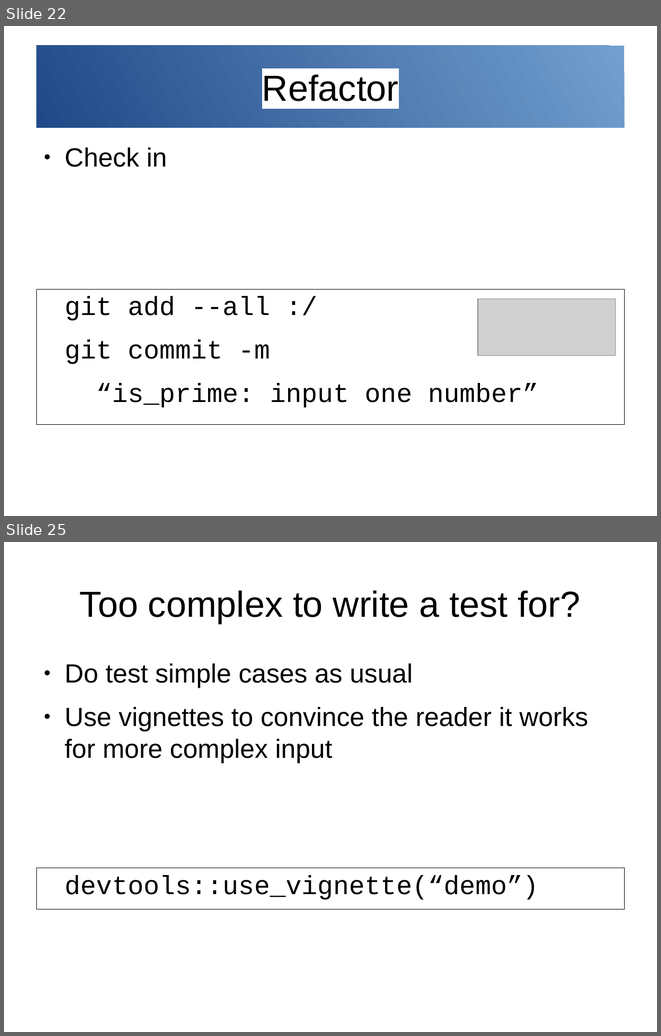
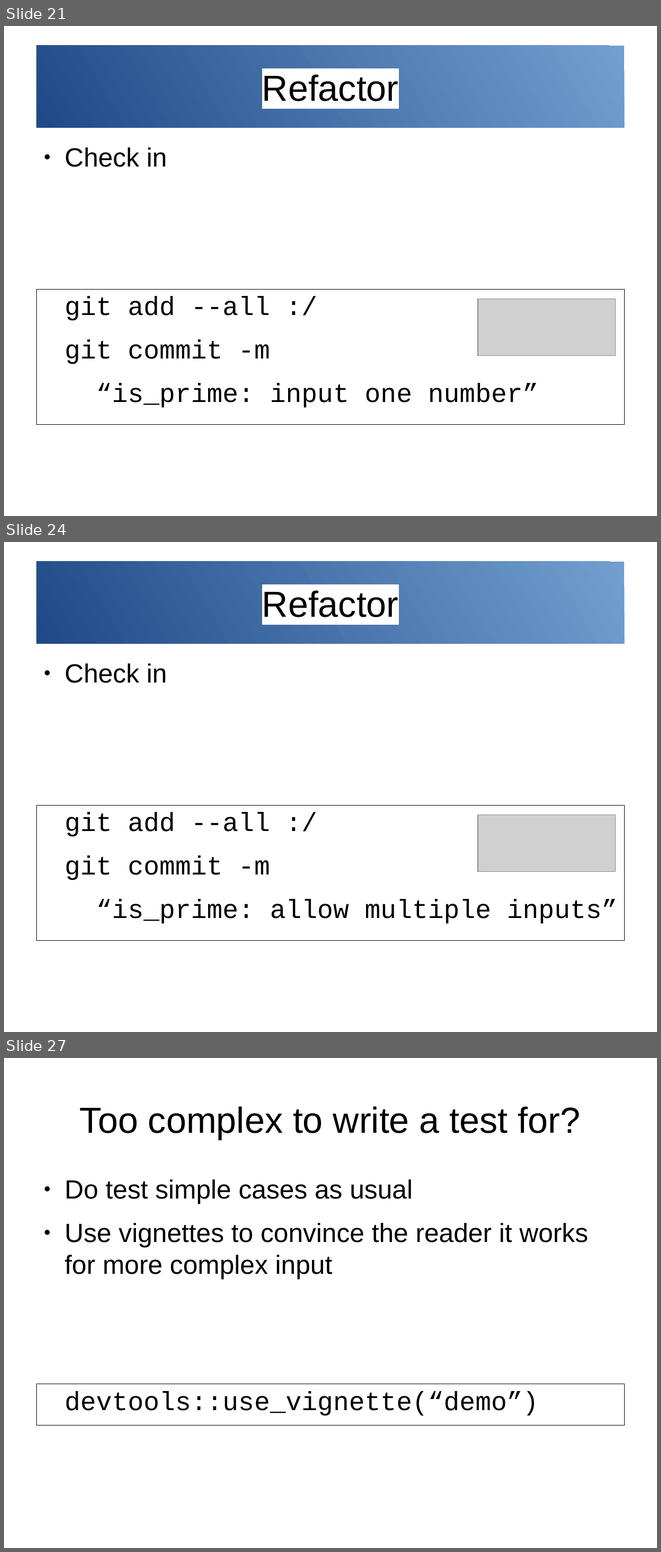
Before and after one commit to richelbilderbeek/PresentationsAboutR, a slide deck: TestDrivenDevelopment/TestDrivenDevelopment.odp. Shown one above the other, each under a label of ours: slides 22 and 25 before the commit, slides 21, 24 and 27 after it; the slides between them are not shown. The pictures are 661x1036 and 661x1552 pixels, drawn with LibreOffice and Linux fonts; fonts in the diff are those of the drawing; grey boxes stand for pictures. Boxes give left, top, right and bottom in pixels: in the first picture for what was removed or moved away, otherwise in the second. Text is boxed around its words. In the diff, an @@ line names an element or a change of style, - is before the commit and + after.

```diff
--- a/TestDrivenDevelopment/TestDrivenDevelopment.odp
+++ b/TestDrivenDevelopment/TestDrivenDevelopment.odp
@@ slide 24 added at [4, 542, 657, 1032], background #FFFFFF @@
@@ title added at [36, 562, 625, 643], fill gradient #729FCF to #204A87, 44 pt, text #000000 @@
+Refactor
@@ text added at [64, 663, 167, 683], 32 pt, text #000000 @@
+● Check in
@@ text added at [36, 805, 625, 941], outline #000000 0 pt, 32 pt, text #000000 @@
+git add --all :/
+git commit -m
+“is_prime: allow multiple inputs”
@@ picture added at [478, 814, 616, 872] @@
@@ what was slide 22 is now slide 21 @@
@@ what was slide 25 is now slide 27 @@
```
Also in this commit, not shown: 3 slides changed, 2 other slides added, 2 slides removed, 1 other file.
